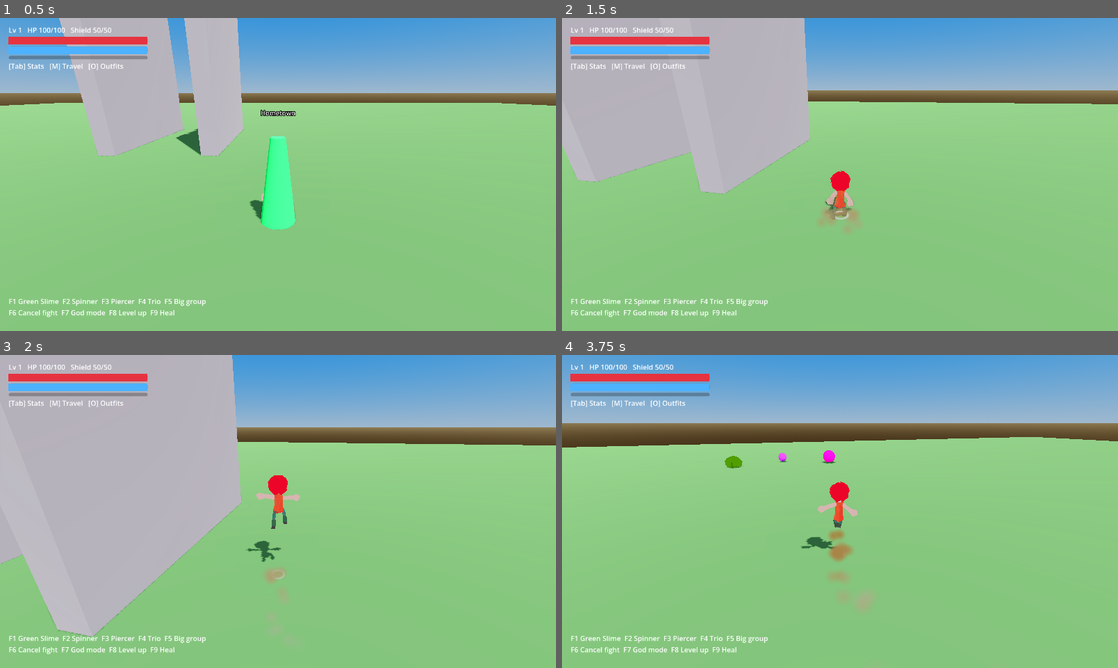
Above: before the commit, frames 1-4 (two rows, left to right).
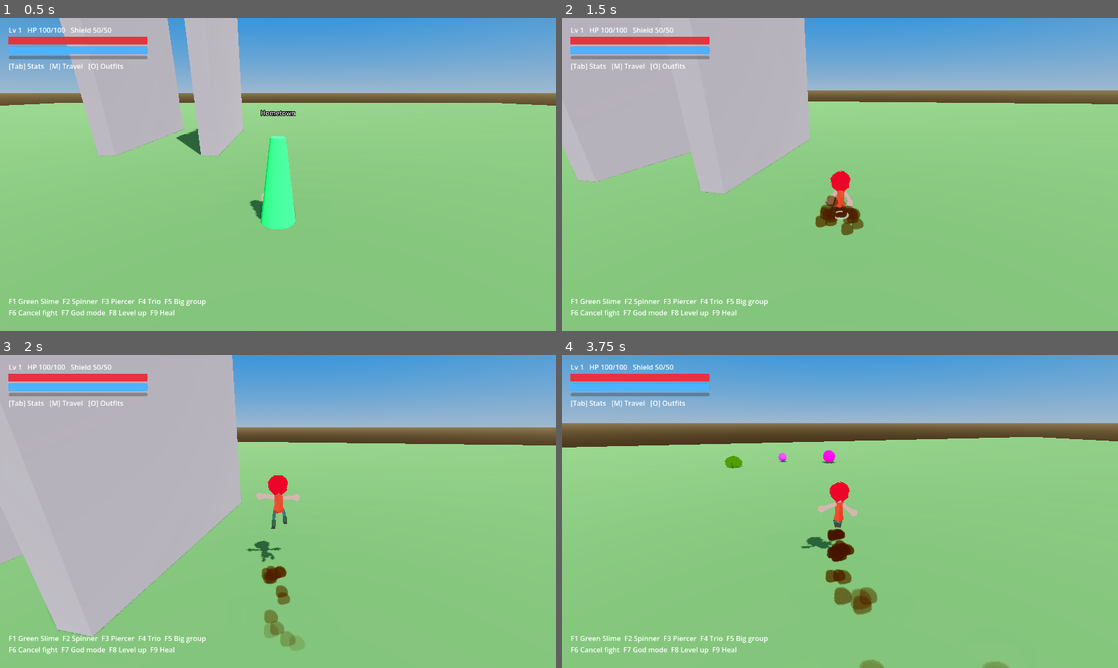
Above: after the commit, the same moments.

Repository: doggoanim/Krits
Game: Godot game, scene res://main.tscn
Two runs of this game, one before a commit and one after it. Both use one fixed random seed, a clock stepped at 60 frames per second and the inputs below.
Inputs (mouse positions are in pixels of both pictures, inside the frame that each line leads up to):
- Up to frame 1 (0.5 s): no input
- Up to frame 2 (1.5 s): tap Enter at 0.5 s; move the mouse to (867, 174) at 0.52 s; hold W (move_forward) from 0.53 s (still down); tap Space (jump) at 0.6, 0.77, 1.07 s; move the mouse to (812, 174) at 1.27 s; tap Ctrl (crouch_pound) at 1.35 s
- Up to frame 3 (2 s): keep holding W (move_forward); tap Space (jump) at 1.52, 1.55, 1.82 s
- Up to frame 4 (3.75 s): keep holding W (move_forward); move the mouse to (851, 505) at 2.02 s; tap E (interact) at 2.1 s; tap Space (jump) at 2.3, 3.02, 3.05, 3.32, 3.6 s; move the mouse to (834, 517) at 2.77 s; tap Shift (roll_dive) at 2.85 s; move the mouse to (878, 514) at 3.52 s

Frame 1 is identical in both runs. In frame 2, 0.6% of the frame differs, in the area x 45-55%, y 56-70%; in frame 3, 0.7%; in frame 4, 1.2%, in the area x 47-81%, y 55-100%.

Commit message:
Use hand-drawn textures for dust/dirt and smoke particles
Swap the procedural soft-circle sprite out for two authored textures
(assets/sprites/dirt_texture.png, smoke_puff.png), split into a
separate QuadMesh per texture so dust/dirt emitters and smoke/air
emitters each wear the right one. The ground depth marker keeps using
the procedural ring texture — untouched here.

Co-Authored-By: Claude Sonnet 5 <noreply@anthropic.com>
Claude-Session: https://claude.ai/code/session_01TYpdm1jACUqsWG6yyTxbgm

Diff:
--- a/player/player_effects.gd
+++ b/player/player_effects.gd
@@ -1,9 +1,9 @@
 class_name PlayerEffects
 extends Node3D
-## Procedural movement particle effects — dust, dirt, smoke. Everything here
-## (the soft circle sprite, every ParticleProcessMaterial) is built in code,
-## no external textures or imported particle scenes, same philosophy as the
-## rest of this project.
+## Movement particle effects — dust, dirt, smoke. Every ParticleProcessMaterial
+## is built in code, but the sprite each particle wears is one of two hand-
+## drawn textures (assets/sprites/): dirt_texture.png for anything dust/dirt,
+## smoke_puff.png for anything smoke/air.
 ##
 ## Two kinds of emitter:
 ## - Persistent, toggled on/off for as long as a move lasts (running dust,
@@ -27,8 +27,11 @@
 	Color(0.8, 0.8, 0.85, 0.0),
 ]
 
-var _dust_texture: GradientTexture2D
-var _quad: QuadMesh
+const DUST_TEXTURE_PATH := "res://assets/sprites/dirt_texture.png"
+const SMOKE_TEXTURE_PATH := "res://assets/sprites/smoke_puff.png"
+
+var _dust_quad: QuadMesh
+var _smoke_quad: QuadMesh
 var _growth_curve: CurveTexture
 var _dust_ramp_tex: GradientTexture1D
 var _smoke_ramp_tex: GradientTexture1D
@@ -38,17 +41,17 @@
 var _long_jump_trail: GPUParticles3D
 
 func _ready() -> void:
-	_dust_texture = SoftCircleTexture.make()
-	_quad = _make_quad_mesh()
+	_dust_quad = _make_quad_mesh(load(DUST_TEXTURE_PATH))
+	_smoke_quad = _make_quad_mesh(load(SMOKE_TEXTURE_PATH))
 	_growth_curve = _make_growth_curve()
 	_dust_ramp_tex = _make_ramp(DUST_RAMP)
 	_smoke_ramp_tex = _make_ramp(SMOKE_RAMP)
 
-	_run_dust = _build_emitter(_dust_material(3.0, 6.0, 0.35, 0.8), 14, 0.5, false)
+	_run_dust = _build_emitter(_dust_material(3.0, 6.0, 0.35, 0.8), 14, 0.5, false, _dust_quad)
 	add_child(_run_dust)
-	_dive_trail = _build_emitter(_smoke_material(1.5, -1.5, 0.7, 1.6), 18, 0.8, false)
+	_dive_trail = _build_emitter(_smoke_material(1.5, -1.5, 0.7, 1.6), 18, 0.8, false, _smoke_quad)
 	add_child(_dive_trail)
-	_long_jump_trail = _build_emitter(_dust_material(4.0, 8.0, 0.6, 1.3), 18, 0.55, false)
+	_long_jump_trail = _build_emitter(_dust_material(4.0, 8.0, 0.6, 1.3), 18, 0.55, false, _dust_quad)
 	add_child(_long_jump_trail)
 
 # ---------------------------------------------------------------- continuous
@@ -65,35 +68,36 @@
 # ---------------------------------------------------------------- one-shot bursts
 
 func burst_jump_dust() -> void:
-	_burst(global_position, Vector3.UP, 35.0, _dust_material(4.0, 7.0, 0.3, 0.75), 8, 0.35)
+	_burst(global_position, Vector3.UP, 35.0, _dust_material(4.0, 7.0, 0.3, 0.75), 8, 0.35, _dust_quad)
 
 func burst_land_dust() -> void:
-	_burst(global_position, Vector3.UP, 60.0, _dust_material(5.5, 9.0, 0.5, 1.2), 16, 0.45)
+	_burst(global_position, Vector3.UP, 60.0, _dust_material(5.5, 9.0, 0.5, 1.2), 16, 0.45, _dust_quad)
 
 ## `normal` points away from the wall — the airborne dive/long-jump bounce,
 ## a softer puff of air/smoke since nothing solid hit the ground.
 func burst_wall_impact(pos: Vector3, normal: Vector3) -> void:
-	_burst(pos, normal, 55.0, _smoke_material(4.0, 0.0, 0.5, 1.1), 12, 0.4)
+	_burst(pos, normal, 55.0, _smoke_material(4.0, 0.0, 0.5, 1.1), 12, 0.4, _smoke_quad)
 
 ## Rolling into a wall on the ground — a punchier, dirtier burst than the
 ## airborne wall bounce above.
 func burst_roll_collision(pos: Vector3, normal: Vector3) -> void:
-	_burst(pos, normal, 60.0, _dust_material(6.0, 10.0, 0.55, 1.3), 18, 0.45)
+	_burst(pos, normal, 60.0, _dust_material(6.0, 10.0, 0.55, 1.3), 18, 0.45, _dust_quad)
 
 # ---------------------------------------------------------------- building blocks
 
 func _burst(pos: Vector3, direction: Vector3, spread_deg: float, mat: ParticleProcessMaterial,
-		amount: int, lifetime: float) -> void:
+		amount: int, lifetime: float, quad: QuadMesh) -> void:
 	mat.direction = direction.normalized() if direction.length() > 0.01 else Vector3.UP
 	mat.spread = spread_deg
-	var p := _build_emitter(mat, amount, lifetime, true)
+	var p := _build_emitter(mat, amount, lifetime, true, quad)
 	add_child(p)
 	p.global_position = pos
 	p.emitting = true
 	p.restart()
 	get_tree().create_timer(lifetime + 0.3).timeout.connect(p.queue_free)
 
-func _build_emitter(mat: ParticleProcessMaterial, amount: int, lifetime: float, one_shot: bool) -> GPUParticles3D:
+func _build_emitter(mat: ParticleProcessMaterial, amount: int, lifetime: float, one_shot: bool,
+		quad: QuadMesh) -> GPUParticles3D:
 	var p := GPUParticles3D.new()
 	p.amount = amount
 	p.lifetime = lifetime
@@ -101,12 +105,12 @@
 	p.explosiveness = 0.9 if one_shot else 0.0
 	p.randomness = 0.4
 	p.local_coords = false
-	p.draw_pass_1 = _quad
+	p.draw_pass_1 = quad
 	p.process_material = mat
 	p.emitting = false   # continuous emitters wait for set_*(true); bursts are started explicitly below
 	return p
 
-func _make_quad_mesh() -> QuadMesh:
+func _make_quad_mesh(texture: Texture2D) -> QuadMesh:
 	var q := QuadMesh.new()
 	q.size = Vector2(0.4, 0.4)
 	var m := StandardMaterial3D.new()
@@ -114,7 +118,7 @@
 	m.billboard_mode = BaseMaterial3D.BILLBOARD_ENABLED
 	m.transparency = BaseMaterial3D.TRANSPARENCY_ALPHA
 	m.vertex_color_use_as_albedo = true   # lets each particle's process-material color tint this
-	m.albedo_texture = _dust_texture
+	m.albedo_texture = texture
 	q.material = m
 	return q
 
